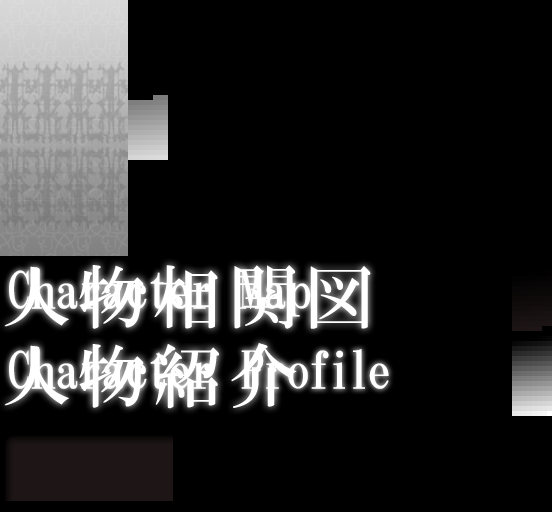
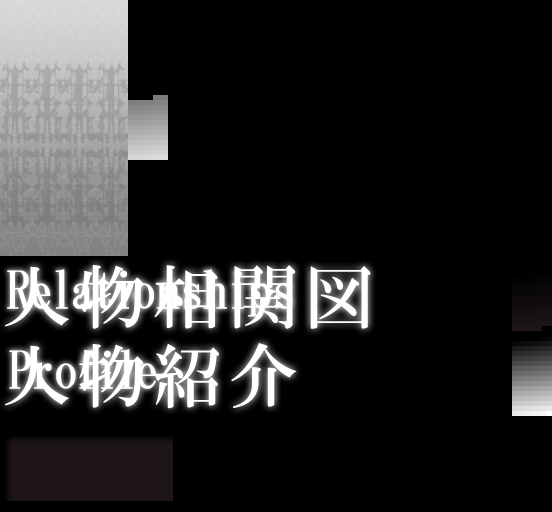
Before/after of a 552 x 512 layered artwork. What changed in the layer stack:
renamed "Character Map Character Profile" to "Relationships Profile", painted on it over (7, 269, 389, 389)
